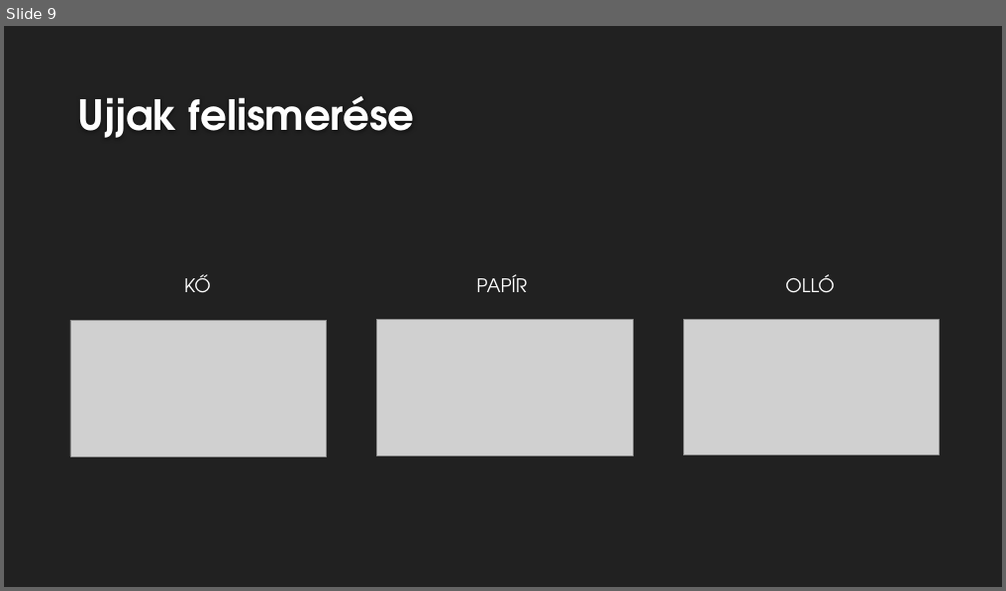
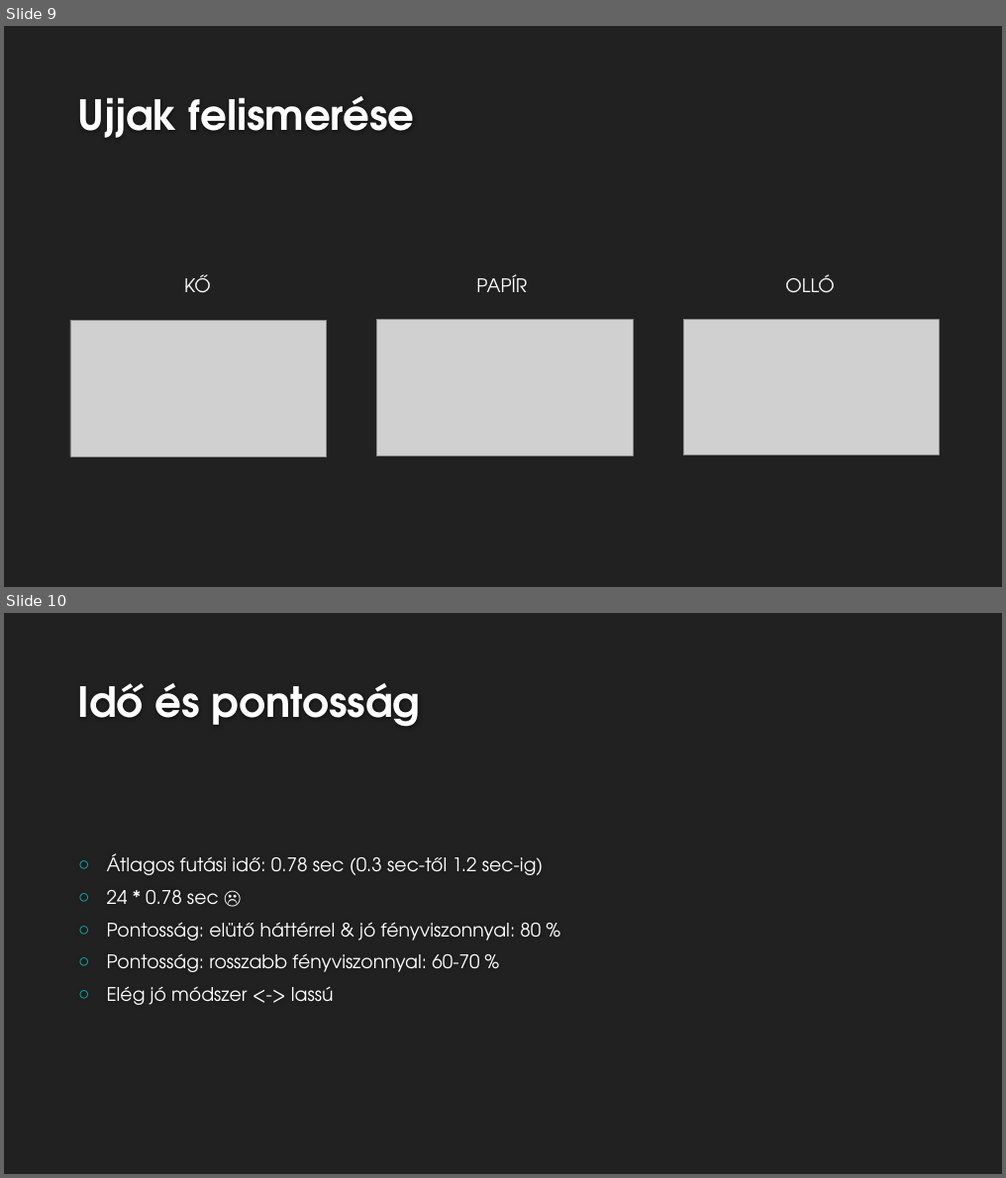
Before and after one commit to gaborvecsei/Finger-Detection, a slide deck: hand_recognition_eloadas.pptx. Shown one above the other, each under a label of ours: slide 9 before the commit, slides 9 and 10 after it. The pictures are 1006x591 and 1006x1178 pixels, drawn with LibreOffice and Linux fonts; fonts in the diff are those of the drawing; grey boxes stand for pictures; background and template pictures are left out. Boxes give left, top, right and bottom in pixels: in the first picture for what was removed or moved away, otherwise in the second. Text is boxed around its words. In the diff, an @@ line names an element or a change of style, - is before the commit and + after.

```diff
--- a/hand_recognition_eloadas.pptx
+++ b/hand_recognition_eloadas.pptx
@@ slide 10 added at [4, 613, 1002, 1174], background #212121 @@
@@ title added at [78, 683, 421, 727], 40 pt, text #FEFEFE, bold @@
+Idő és pontosság
@@ text added at [107, 854, 544, 1005], 18 pt, text #FFFFFF @@
+○ Átlagos futási idő: 0.78 sec (0.3 sec-től 1.2 sec-ig)
+○ 24 * 0.78 sec ☹
+○ Pontosság: elütő háttérrel & jó fényviszonnyal: 80 %
+○ Pontosság: rosszabb fényviszonnyal: 60-70 %
+○ Elég jó módszer <-> lassú
```
Also in this commit, not shown: 2 slides changed, 1 other slide added.
